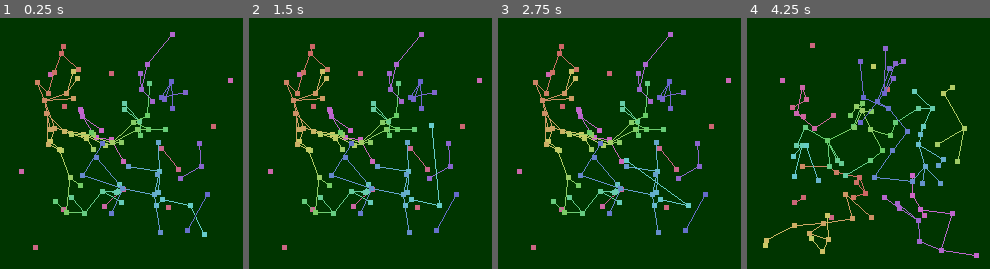
Above: before the commit, frames 1-4 (left to right).
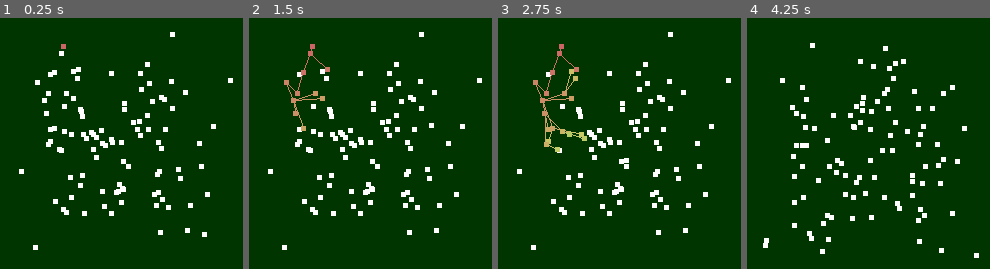
Above: after the commit, the same moments.

Repository: Homshnogen/Unit-Disk-Graph-3D
Game: Godot game, scene res://main.tscn
Two runs of this game, one before a commit and one after it. Both use one fixed random seed, a clock stepped at 60 frames per second and the inputs below.
Inputs (mouse positions are in pixels of both pictures, inside the frame that each line leads up to):
- Up to frame 1 (0.25 s): no input
- Up to frame 2 (1.5 s): tap Enter at 0.5 s; move the mouse to (outside the picture) at 0.52 s; tap Q (action1) at 0.6 s; move the mouse to (outside the picture) at 1.27 s; click (outside the picture) at 1.35 s
- Up to frame 3 (2.75 s): move the mouse to (697, 48) at 2.02 s; tap Q (action1) at 2.1 s
- Up to frame 4 (4.25 s): tap R (reset_points) at 2.75, 3.5, 4.15 s; move the mouse to (827, 236) at 2.77 s; click (827, 236) at 2.85 s; move the mouse to (outside the picture) at 3.52 s; tap Q (action1) at 3.6 s

The runs differ from the first frame. In frame 1, 5.7% of the frame differs, in the area x 7-96%, y 5-93%; in frame 2, 5.1%; in frame 3, 4.5%; in frame 4, 6.0%, in the area x 6-96%, y 9-96%.

Commit message:
algorithm now proceeds step-wise

Diff:
--- a/PointCloud.gd
+++ b/PointCloud.gd
@@ -11,26 +11,45 @@
 var mesh_instance : MeshInstance3D
 
 var cells : Dictionary # (Vector3i, Cell)
+
+signal bfs_next
+
+class bfs_Controller:
+	var running := true
+
+var bfs_state : bfs_Controller
+
 # Called when the node enters the scene tree for the first time.
 func _ready():
 	scale = Vector3(1/scalef, 1/scalef, 1/scalef)
+	bfs_state = bfs_Controller.new()
 	reset_points()
-	bfs()
-	update_mesh()
+	bfs_reset()
 
 func _input(event):
 	if (Input.is_action_just_pressed("reset_points") and event is InputEventKey) :
 		reset_points()
-		bfs()
-		update_mesh()
+		bfs_reset()
 	elif (Input.is_action_just_pressed("action1")) :
 		vertices[0] = scalef*( Vector3(randf(),randf(),randf()) - Vector3(0.5,0.5,0.5) )
 		update_mesh()
 
+var compound_time := 0.0
 func _process(delta):
-	pass
+	compound_time += delta
+	if (compound_time >= 0.125) :
+		compound_time -= 0.125
+		bfs_next.emit()
+		update_mesh()
+
+func bfs_reset(): # handles instances of bfs call memory
+	bfs_state.running = false
+	bfs_next.emit()
+	bfs_state = bfs_Controller.new()
+	bfs(bfs_state)
 
 func setup_search(): # organizes vertices into unit grid cells which are aware of their neighbors
+	cells.clear()
 	for i in range(vertices.size()):
 		var point := vertices[i]
 		var key := Vector3i(floori(point.x), floori(point.y), floori(point.z))
@@ -44,22 +63,26 @@
 					cell.neighbors.append(cells[key2])
 		cell.points.append(i)
 
-var bfs_queue : Array[int]
-var bfs_points : Array[int]
-func bfs():
+func bfs(state : bfs_Controller):
 	setup_search()
-	bfs_points = []
+	var bfs_points := []
 	for i in range(vertices.size()) :
 		bfs_points.push_back(i)
-	bfs_queue = []
+	var bfs_queue := []
 	lines = []
 	var colori = 0.0
+	await bfs_next
+	if !state.running :
+		return
 
 	while (!bfs_points.is_empty()) :
 		if bfs_queue.is_empty() :
 			bfs_queue.push_back(bfs_points.pop_back())
 			colors[bfs_queue[0]] = Color.from_hsv(colori/vertices.size(), 0.5, 0.8)
 			colori += 1.0
+			await bfs_next
+			if !state.running :
+				return
 		var point := vertices[bfs_queue[0]]
 		var cell : Cell = cells[Vector3i(floori(point.x), floori(point.y), floori(point.z))] # must exist
 		var i := 0
@@ -74,6 +97,9 @@
 				bfs_points.remove_at(bfs_points.find(v))
 				lines.append_array([bfs_queue[0], v]) # add line to near point
 				cell.points.remove_at(i)
+				await bfs_next
+				if !state.running :
+					return
 			else :
 				i += 1
 		var n := 0
@@ -89,6 +115,9 @@
 					bfs_points.remove_at(bfs_points.find(v))
 					lines.append_array([bfs_queue[0], v]) # add line to near point
 					neighbor.points.remove_at(i)
+					await bfs_next
+					if !state.running :
+						return
 				else :
 					i += 1
 			#if neighbor.points.is_empty() :
@@ -102,6 +131,7 @@
 				#n2.neighbors.remove_at(n2.neighbors.find(cell))
 			#cells.erase(cell.key)
 		bfs_queue.pop_front()
+	state.running = false
 
 func update_mesh():
 	for n in get_children():
@@ -131,9 +161,6 @@
 	for i in range(numpoints):
 		vertices.append(scalef*( Vector3(randf(),randf(),randf()) - Vector3(0.5,0.5,0.5) ))
 		colors.append(Color.WHITE);
-		if (i > 0) :
-			lines.append((i-1)/2)
-			lines.append(i)
 
 	update_mesh()
 
